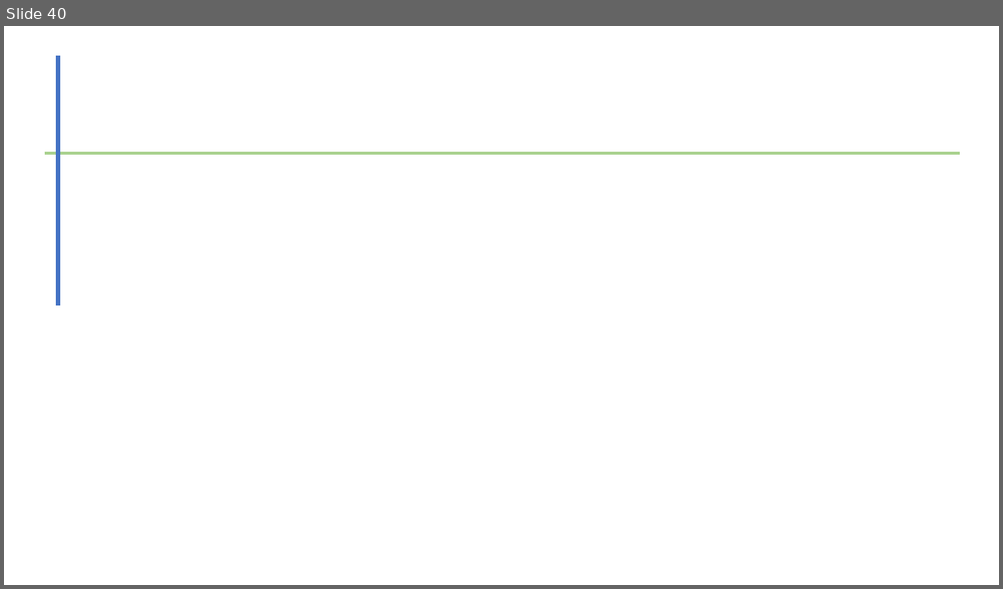
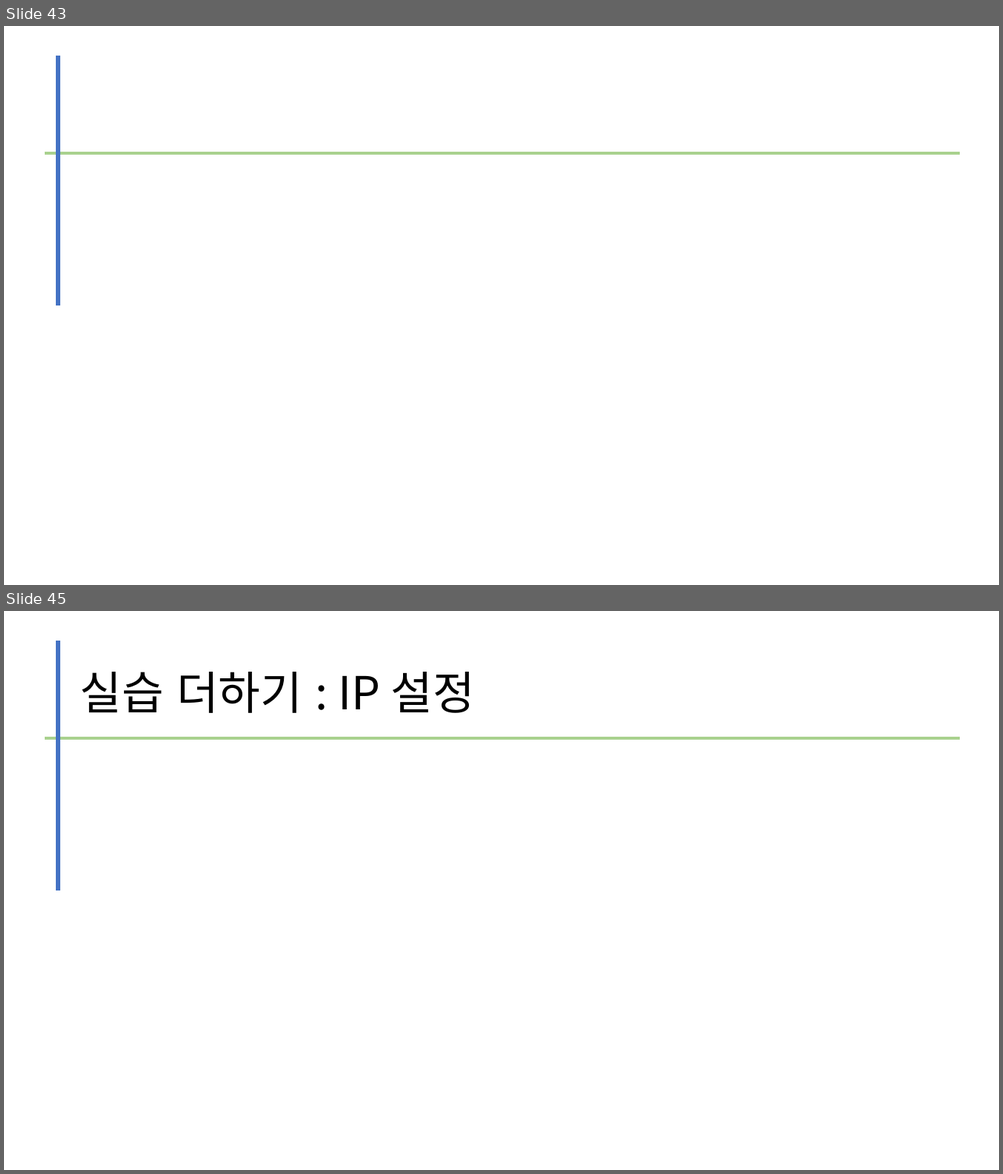
Before and after one commit to kig2929kig/network, a slide deck: L2L3 스위치 구축.pptx. Shown one above the other, each under a label of ours: slide 40 before the commit, slides 43 and 45 after it; the slides between them are not shown. The pictures are 1003x589 and 1003x1174 pixels, drawn with LibreOffice and Linux fonts; fonts in the diff are those of the drawing. Boxes give left, top, right and bottom in pixels: in the first picture for what was removed or moved away, otherwise in the second. Text is boxed around its words. In the diff, an @@ line names an element or a change of style, - is before the commit and + after.

```diff
--- a/L2L3 스위치 구축.pptx
+++ b/L2L3 스위치 구축.pptx
@@ slide 45 added at <box>4,611,999,1170</box>, background #FFFFFF @@
@@ line added from (58, 641) to (58, 891), #4472C4 4.5 pt @@
@@ title added at <box>79,672,474,713</box>, 44 pt, text #000000 @@
+실습 더하기 : IP 설정
@@ line added from (44, 738) to (960, 738), #A9D18E 3 pt @@
@@ what was slide 40 is now slide 43 @@
```
Also in this commit, not shown: 1 slide changed, 10 other slides added, 6 slides removed.
